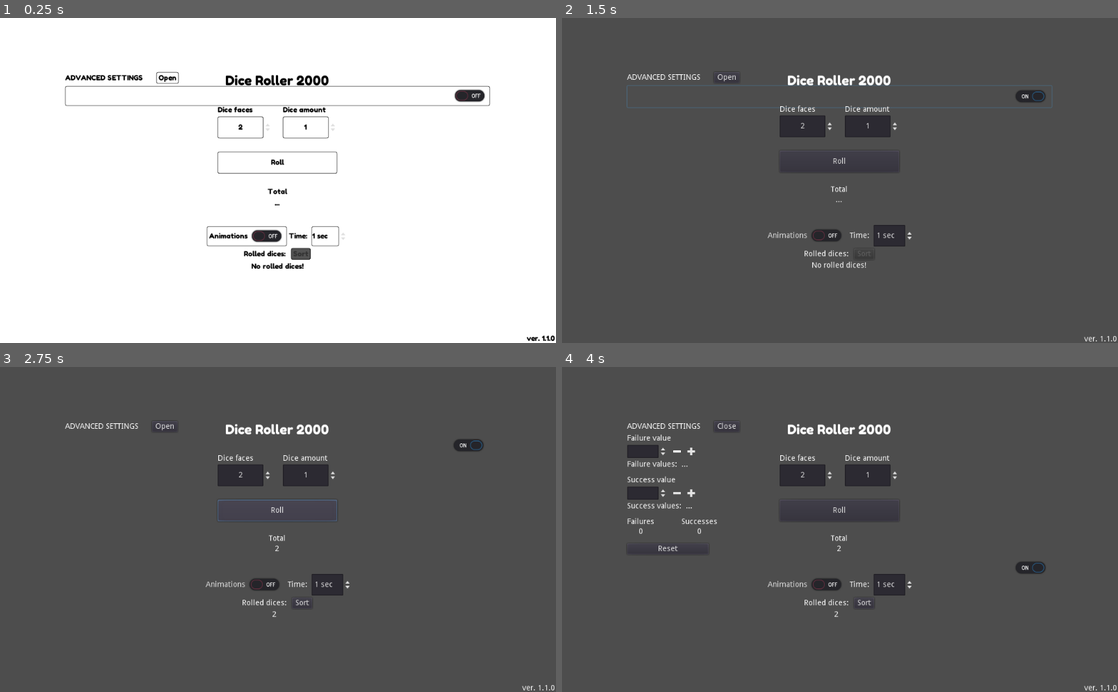
Above: before the commit, frames 1-4 (two rows, left to right).
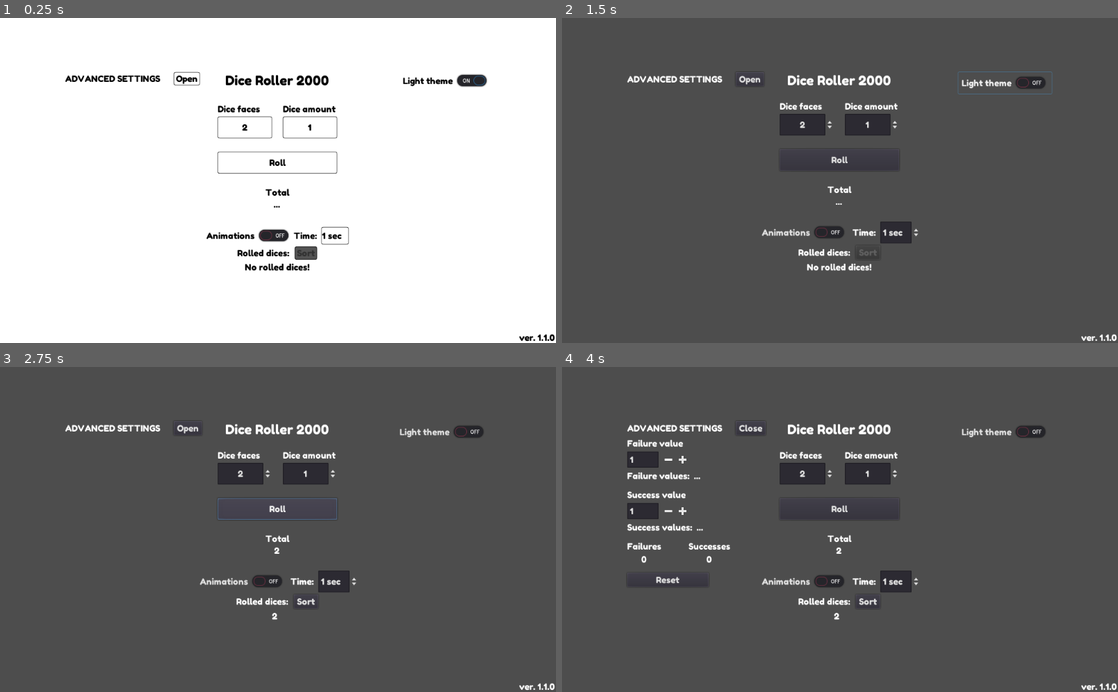
Above: after the commit, the same moments.

Repository: TheAspen/Dice_Roller_2000
Game: Godot game, scene res://Main.tscn
Same seed, same stepped clock (60 frames per second), same inputs: the game is played once before the commit and once after it.
Inputs (mouse positions are in pixels of both pictures, inside the frame that each line leads up to; where the layout moved, square brackets give the same spot in the first picture):
- Up to frame 1 (0.25 s): no input
- Up to frame 2 (1.5 s): click (1006, 79) at 0.5 s, where only the run after the commit has a clickable "Light theme"; click (840, 96) at 1.27 s
- Up to frame 3 (2.75 s): click "Roll" at 2 s
- Up to frame 4 (4 s): click "Open" at 2.75 s; click (667, 458) [678, 451] at 3.5 s

The runs differ from the first frame. In frame 1, 3.3% of the frame differs, in the area x 11-100%, y 16-100%; in frame 2, 2.9%; in frame 3, 2.6%; in frame 4, 4.5%, in the area x 11-100%, y 17-100%.

Commit message:
Fixed total values not shown after animations issue.

Diff:
--- a/Main.tscn
+++ b/Main.tscn
@@ -35,6 +35,17 @@
 custom_constants/margin_top = 100
 custom_constants/margin_left = 120
 
+[node name="ThemeSwitch" type="CheckButton" parent="App"]
+margin_left = 742.0
+margin_top = 100.0
+margin_right = 902.0
+margin_bottom = 132.0
+mouse_default_cursor_shape = 2
+size_flags_horizontal = 8
+size_flags_vertical = 2
+pressed = true
+text = "Light theme"
+
 [node name="OptionalSettingsMain" type="VBoxContainer" parent="App"]
 margin_left = 120.0
 margin_top = 100.0
@@ -45,20 +56,21 @@
 
 [node name="HBoxContainer" type="HBoxContainer" parent="App/OptionalSettingsMain"]
 margin_right = 782.0
-margin_bottom = 21.0
+margin_bottom = 24.0
+mouse_filter = 2
 custom_constants/separation = 25
 
 [node name="Label" type="Label" parent="App/OptionalSettingsMain/HBoxContainer"]
 margin_top = 2.0
-margin_right = 143.0
-margin_bottom = 19.0
+margin_right = 175.0
+margin_bottom = 22.0
 text = "Advanced settings"
 uppercase = true
 
 [node name="OpenSettings" type="Button" parent="App/OptionalSettingsMain/HBoxContainer"]
-margin_left = 168.0
-margin_right = 209.0
-margin_bottom = 21.0
+margin_left = 200.0
+margin_right = 248.0
+margin_bottom = 24.0
 focus_mode = 0
 mouse_default_cursor_shape = 2
 enabled_focus_mode = 0
@@ -260,11 +272,6 @@
 size_flags_horizontal = 0
 text = "Reset"
 
-[node name="TestTheme" type="CheckButton" parent="App/OptionalSettingsMain"]
-margin_top = 26.0
-margin_right = 782.0
-margin_bottom = 62.0
-
 [node name="VBoxContainer" type="VBoxContainer" parent="App"]
 margin_left = 120.0
 margin_top = 100.0
@@ -274,13 +281,13 @@
 
 [node name="HBoxContainer" type="HBoxContainer" parent="App/VBoxContainer"]
 margin_right = 782.0
-margin_bottom = 281.0
+margin_bottom = 282.0
 mouse_filter = 2
 size_flags_vertical = 3
 
 [node name="VBoxContainer" type="VBoxContainer" parent="App/VBoxContainer/HBoxContainer"]
 margin_right = 782.0
-margin_bottom = 281.0
+margin_bottom = 282.0
 mouse_filter = 2
 size_flags_horizontal = 3
 
@@ -296,25 +303,25 @@
 [node name="CenterContainer" type="CenterContainer" parent="App/VBoxContainer/HBoxContainer/VBoxContainer"]
 margin_top = 34.0
 margin_right = 782.0
-margin_bottom = 281.0
+margin_bottom = 282.0
 mouse_filter = 2
 size_flags_horizontal = 3
 size_flags_vertical = 3
 
 [node name="Container" type="VBoxContainer" parent="App/VBoxContainer/HBoxContainer/VBoxContainer/CenterContainer"]
 margin_left = 281.0
-margin_top = 27.0
+margin_top = 24.0
 margin_right = 501.0
-margin_bottom = 220.0
+margin_bottom = 223.0
 custom_constants/separation = 25
 
 [node name="HBoxContainer" type="HBoxContainer" parent="App/VBoxContainer/HBoxContainer/VBoxContainer/CenterContainer/Container"]
 margin_right = 220.0
-margin_bottom = 61.0
+margin_bottom = 64.0
 
 [node name="Options" type="HBoxContainer" parent="App/VBoxContainer/HBoxContainer/VBoxContainer/CenterContainer/Container/HBoxContainer"]
 margin_right = 220.0
-margin_bottom = 61.0
+margin_bottom = 64.0
 size_flags_horizontal = 3
 size_flags_vertical = 3
 custom_constants/separation = 20
@@ -322,15 +329,15 @@
 
 [node name="DiceSettings" type="VBoxContainer" parent="App/VBoxContainer/HBoxContainer/VBoxContainer/CenterContainer/Container/HBoxContainer/Options"]
 margin_right = 100.0
-margin_bottom = 61.0
+margin_bottom = 64.0
 
 [node name="HBoxContainer" type="HBoxContainer" parent="App/VBoxContainer/HBoxContainer/VBoxContainer/CenterContainer/Container/HBoxContainer/Options/DiceSettings"]
 margin_right = 100.0
-margin_bottom = 17.0
+margin_bottom = 20.0
 
 [node name="DiceText" type="Label" parent="App/VBoxContainer/HBoxContainer/VBoxContainer/CenterContainer/Container/HBoxContainer/Options/DiceSettings/HBoxContainer"]
-margin_right = 64.0
-margin_bottom = 17.0
+margin_right = 78.0
+margin_bottom = 20.0
 hint_tooltip = "How many sides the dice have
 Example: D6 have six faces"
 mouse_filter = 0
@@ -338,9 +345,9 @@
 valign = 1
 
 [node name="Dice" type="SpinBox" parent="App/VBoxContainer/HBoxContainer/VBoxContainer/CenterContainer/Container/HBoxContainer/Options/DiceSettings"]
-margin_top = 21.0
-margin_right = 100.0
-margin_bottom = 61.0
+margin_top = 24.0
+margin_right = 100.0
+margin_bottom = 64.0
 rect_min_size = Vector2( 100, 40 )
 mouse_default_cursor_shape = 2
 min_value = 2.0
@@ -352,20 +359,20 @@
 [node name="AmountSettings" type="VBoxContainer" parent="App/VBoxContainer/HBoxContainer/VBoxContainer/CenterContainer/Container/HBoxContainer/Options"]
 margin_left = 120.0
 margin_right = 220.0
-margin_bottom = 61.0
+margin_bottom = 64.0
 
 [node name="AmountText" type="Label" parent="App/VBoxContainer/HBoxContainer/VBoxContainer/CenterContainer/Container/HBoxContainer/Options/AmountSettings"]
 margin_right = 100.0
-margin_bottom = 17.0
+margin_bottom = 20.0
 hint_tooltip = "How many dices will be rolled"
 mouse_filter = 0
 text = "Dice amount"
 valign = 1
 
 [node name="Amount" type="SpinBox" parent="App/VBoxContainer/HBoxContainer/VBoxContainer/CenterContainer/Container/HBoxContainer/Options/AmountSettings"]
-margin_top = 21.0
-margin_right = 100.0
-margin_bottom = 61.0
+margin_top = 24.0
+margin_right = 100.0
+margin_bottom = 64.0
 rect_min_size = Vector2( 100, 40 )
 mouse_default_cursor_shape = 2
 min_value = 1.0
@@ -375,18 +382,18 @@
 align = 1
 
 [node name="Roll" type="Button" parent="App/VBoxContainer/HBoxContainer/VBoxContainer/CenterContainer/Container"]
-margin_top = 86.0
+margin_top = 89.0
 margin_right = 220.0
-margin_bottom = 126.0
+margin_bottom = 129.0
 rect_min_size = Vector2( 100, 40 )
 mouse_default_cursor_shape = 2
 size_flags_horizontal = 5
 text = "Roll"
 
 [node name="Results" type="VBoxContainer" parent="App/VBoxContainer/HBoxContainer/VBoxContainer/CenterContainer/Container"]
-margin_top = 151.0
+margin_top = 154.0
 margin_right = 220.0
-margin_bottom = 193.0
+margin_bottom = 199.0
 size_flags_horizontal = 3
 size_flags_vertical = 3
 custom_constants/separation = 0
@@ -394,7 +401,7 @@
 
 [node name="ResultText" type="Label" parent="App/VBoxContainer/HBoxContainer/VBoxContainer/CenterContainer/Container/Results"]
 margin_right = 220.0
-margin_bottom = 17.0
+margin_bottom = 20.0
 hint_tooltip = "All rolled dices count together"
 mouse_filter = 0
 text = "Total"
@@ -403,9 +410,9 @@
 
 [node name="Result" type="Label" parent="App/VBoxContainer/HBoxContainer/VBoxContainer/CenterContainer/Container/Results"]
 margin_left = 97.0
-margin_top = 17.0
+margin_top = 20.0
 margin_right = 122.0
-margin_bottom = 42.0
+margin_bottom = 45.0
 rect_min_size = Vector2( 25, 25 )
 size_flags_horizontal = 4
 text = "..."
@@ -413,7 +420,7 @@
 valign = 1
 
 [node name="RolledDicesArray" type="VBoxContainer" parent="App/VBoxContainer"]
-margin_top = 285.0
+margin_top = 286.0
 margin_right = 782.0
 margin_bottom = 500.0
 grow_vertical = 2
@@ -421,54 +428,55 @@
 
 [node name="AnimationSettings" type="HBoxContainer" parent="App/VBoxContainer/RolledDicesArray"]
 margin_right = 782.0
-margin_bottom = 36.0
+margin_bottom = 32.0
 alignment = 1
 
 [node name="AnimToggle" type="CheckButton" parent="App/VBoxContainer/RolledDicesArray/AnimationSettings"]
-margin_left = 261.0
-margin_right = 408.0
-margin_bottom = 36.0
+margin_left = 260.0
+margin_right = 417.0
+margin_bottom = 32.0
 hint_tooltip = "Enable dice rolling animations.
 Disable if you want to see results instantly."
+mouse_default_cursor_shape = 2
 size_flags_horizontal = 4
 text = "Animations"
 
 [node name="AnimTimeLabel" type="Label" parent="App/VBoxContainer/RolledDicesArray/AnimationSettings"]
-margin_left = 412.0
-margin_top = 9.0
-margin_right = 450.0
+margin_left = 421.0
+margin_top = 6.0
+margin_right = 468.0
 margin_bottom = 26.0
 text = "Time: "
 
 [node name="AnimTime" type="SpinBox" parent="App/VBoxContainer/RolledDicesArray/AnimationSettings"]
-margin_left = 454.0
-margin_right = 520.0
-margin_bottom = 36.0
+margin_left = 472.0
+margin_right = 522.0
+margin_bottom = 32.0
 hint_tooltip = "Animation time for a single roll. Default: 1 second"
 min_value = 1.0
 value = 1.0
 suffix = "sec"
 
 [node name="HBoxContainer" type="HBoxContainer" parent="App/VBoxContainer/RolledDicesArray"]
-margin_top = 40.0
-margin_right = 782.0
-margin_bottom = 61.0
+margin_top = 36.0
+margin_right = 782.0
+margin_bottom = 60.0
 custom_constants/separation = 10
 alignment = 1
 
 [node name="RolledDices" type="Label" parent="App/VBoxContainer/RolledDicesArray/HBoxContainer"]
-margin_left = 329.0
+margin_left = 317.0
 margin_top = 2.0
-margin_right = 406.0
-margin_bottom = 19.0
+margin_right = 413.0
+margin_bottom = 22.0
 text = "Rolled dices:"
 align = 1
 valign = 1
 
 [node name="SortButton" type="Button" parent="App/VBoxContainer/RolledDicesArray/HBoxContainer"]
-margin_left = 416.0
-margin_right = 452.0
-margin_bottom = 21.0
+margin_left = 423.0
+margin_right = 464.0
+margin_bottom = 24.0
 focus_mode = 0
 disabled = true
 text = "Sort"
@@ -487,9 +495,9 @@
 autowrap = true
 
 [node name="ScrollContainer" type="ScrollContainer" parent="App/VBoxContainer/RolledDicesArray"]
-margin_top = 65.0
-margin_right = 782.0
-margin_bottom = 215.0
+margin_top = 64.0
+margin_right = 782.0
+margin_bottom = 214.0
 rect_min_size = Vector2( 400, 150 )
 size_flags_horizontal = 3
 follow_focus = true
@@ -503,21 +511,21 @@
 script = ExtResource( 8 )
 
 [node name="VersionLabel" type="Label" parent="."]
-margin_left = 970.0
-margin_top = 583.0
+margin_left = 956.0
+margin_top = 580.0
 margin_right = 1022.0
 margin_bottom = 600.0
 size_flags_horizontal = 8
 size_flags_vertical = 8
 text = "ver. 1.1.0"
 
+[connection signal="toggled" from="App/ThemeSwitch" to="." method="_on_ThemeSwitch_toggled"]
 [connection signal="pressed" from="App/OptionalSettingsMain/HBoxContainer/OpenSettings" to="." method="_on_OpenSettings_pressed"]
 [connection signal="pressed" from="App/OptionalSettingsMain/OptionalSettings/FailureSettings/HBoxContainer/DecreaseButtonFailure" to="." method="_on_DecreaseButtonFailure_pressed"]
 [connection signal="pressed" from="App/OptionalSettingsMain/OptionalSettings/FailureSettings/HBoxContainer/AddButtonFailure" to="." method="_on_AddButtonFailure_pressed"]
 [connection signal="pressed" from="App/OptionalSettingsMain/OptionalSettings/SuccessSettings/HBoxContainer2/DecreaseButtonSuccess" to="." method="_on_DecreaseButtonSuccess_pressed"]
 [connection signal="pressed" from="App/OptionalSettingsMain/OptionalSettings/SuccessSettings/HBoxContainer2/AddButtonSuccess" to="." method="_on_AddButtonSuccess_pressed"]
 [connection signal="pressed" from="App/OptionalSettingsMain/OptionalSettings/ClearOptionalValues" to="." method="_on_ClearOptionalValues_pressed"]
-[connection signal="toggled" from="App/OptionalSettingsMain/TestTheme" to="." method="_on_TestTheme_toggled"]
 [connection signal="pressed" from="App/VBoxContainer/HBoxContainer/VBoxContainer/CenterContainer/Container/Roll" to="." method="_on_Roll_pressed"]
 [connection signal="toggled" from="App/VBoxContainer/RolledDicesArray/AnimationSettings/AnimToggle" to="." method="_on_AnimToggle_toggled"]
 [connection signal="pressed" from="App/VBoxContainer/RolledDicesArray/HBoxContainer/SortButton" to="." method="_on_SortButton_pressed"]
--- a/Scripts/Components/GridScript.gd
+++ b/Scripts/Components/GridScript.gd
@@ -32,4 +32,7 @@
 	# Thats why we need to check index is smaller than get_child_count
 	if(index < get_child_count() && get_child(index)):
 		get_child(index)._start(animations)
+	else:
+		# The last label is shown, show the total values from the main script
+		get_tree().get_root().get_node("Main")._showResultLabels()
 	pass
--- a/Scripts/Components/LabelScript.gd
+++ b/Scripts/Components/LabelScript.gd
@@ -10,10 +10,9 @@
 var failures = []
 var successes = []
 var allResults = []
+var animTimer = null
 
 
-# Testing
-var animTimer = null
 
 # Set color to the result
 func _setColorToResult():
@@ -84,7 +83,7 @@
 	_setValues()
 	pass
 
-
+# Start label animation or show label
 func _start(doAnimation: bool):
 	self.show()
 	if(doAnimation):
--- a/Scripts/MainScript.gd
+++ b/Scripts/MainScript.gd
@@ -23,8 +23,10 @@
 onready var successValuesArray = $App/OptionalSettingsMain/OptionalSettings/SuccessSettings/HBoxContainer/SuccessValuesArray
 onready var sortButton = $App/VBoxContainer/RolledDicesArray/HBoxContainer/SortButton
 onready var animTime = $App/VBoxContainer/RolledDicesArray/AnimationSettings/AnimTime
+onready var themeSwitch = $App/ThemeSwitch
 
 var mainTheme = preload("res://assets/themes/main_theme.tres")
+var defaultTheme = preload("res://assets/themes/default_theme.tres")
 
 class CustomSorter:
 	static func customSorter(a, b):
@@ -87,6 +89,8 @@
 	failureResultValue.text = var2str(totalFailures)
 	successResultValue.text = var2str(totalSuccess)
 	resultLabel.text = var2str(resultTotal)
+	# Enable sort button
+	sortButton.disabled = false
 
 func _on_Roll_pressed():
 	if(allowRoll == false):
@@ -110,9 +114,10 @@
 	# If animations are set to false, show total results instantly
 	if(!showAnimations):
 		_showResultLabels()
+	if(showAnimations):
+		sortButton.disabled = true
 	# Set some general values
 	allowRoll = true
-	sortButton.disabled = false
 	sortButton.mouse_default_cursor_shape = Control.CURSOR_POINTING_HAND
 	sortButton.focus_mode = Control.FOCUS_ALL
 	pass
@@ -247,11 +252,11 @@
 	pass
 
 
-func _on_TestTheme_toggled(button_pressed):
+func _on_ThemeSwitch_toggled(button_pressed):
 	if(button_pressed):
-		theme = null
-		VisualServer.set_default_clear_color("#4d4d4d")
-	else:
 		theme = mainTheme
 		VisualServer.set_default_clear_color(Color.white)
-	pass
+	else:
+		theme = defaultTheme
+		VisualServer.set_default_clear_color("#4d4d4d")
+	pass # Replace with function body.
--- /dev/null
+++ b/assets/themes/default_theme.tres
@@ -0,0 +1,9 @@
+[gd_resource type="Theme" load_steps=3 format=2]
+
+[ext_resource path="res://assets/fonts/FredokaOne-Regular.ttf" type="DynamicFontData" id=1]
+
+[sub_resource type="DynamicFont" id=1]
+font_data = ExtResource( 1 )
+
+[resource]
+default_font = SubResource( 1 )
--- a/assets/themes/main_theme.tres
+++ b/assets/themes/main_theme.tres
@@ -16,7 +16,7 @@
 corner_radius_bottom_left = 3
 
 [sub_resource type="StyleBoxFlat" id=4]
-bg_color = Color( 1, 1, 1, 1 )
+bg_color = Color( 0.819608, 0.819608, 0.819608, 1 )
 border_width_left = 1
 border_width_top = 1
 border_width_right = 1
@@ -59,6 +59,7 @@
 corner_radius_bottom_left = 3
 
 [sub_resource type="StyleBoxFlat" id=5]
+bg_color = Color( 1, 1, 1, 1 )
 border_width_left = 1
 border_width_top = 1
 border_width_right = 1
@@ -69,6 +70,16 @@
 corner_radius_top_right = 2
 corner_radius_bottom_right = 2
 corner_radius_bottom_left = 2
+
+[sub_resource type="StyleBoxTexture" id=16]
+
+[sub_resource type="StyleBoxEmpty" id=14]
+
+[sub_resource type="StyleBoxEmpty" id=15]
+
+[sub_resource type="StyleBoxEmpty" id=13]
+
+[sub_resource type="StyleBoxEmpty" id=17]
 
 [sub_resource type="StyleBoxEmpty" id=6]
 
@@ -98,10 +109,10 @@
 
 [sub_resource type="StyleBoxFlat" id=11]
 
+[sub_resource type="ImageTexture" id=18]
+
 [sub_resource type="DynamicFont" id=8]
-size = 13
 use_filter = true
-extra_spacing_space = 1
 font_data = ExtResource( 1 )
 
 [resource]
@@ -116,6 +127,11 @@
 Button/styles/hover = SubResource( 1 )
 Button/styles/normal = SubResource( 7 )
 Button/styles/pressed = SubResource( 5 )
+CheckButton/styles/focus = SubResource( 16 )
+CheckButton/styles/hover = SubResource( 14 )
+CheckButton/styles/hover_pressed = SubResource( 15 )
+CheckButton/styles/normal = SubResource( 13 )
+CheckButton/styles/pressed = SubResource( 17 )
 Label/colors/font_color = Color( 0, 0, 0, 1 )
 Label/styles/normal = SubResource( 6 )
 LineEdit/colors/cursor_color = Color( 0, 0, 0, 1 )
@@ -124,3 +140,4 @@
 LineEdit/styles/normal = SubResource( 12 )
 LineEdit/styles/read_only = SubResource( 10 )
 Panel/styles/panel = SubResource( 11 )
+SpinBox/icons/updown = SubResource( 18 )
Not shown: 1 places in assets/themes/main_theme.tres that only renumber resources
